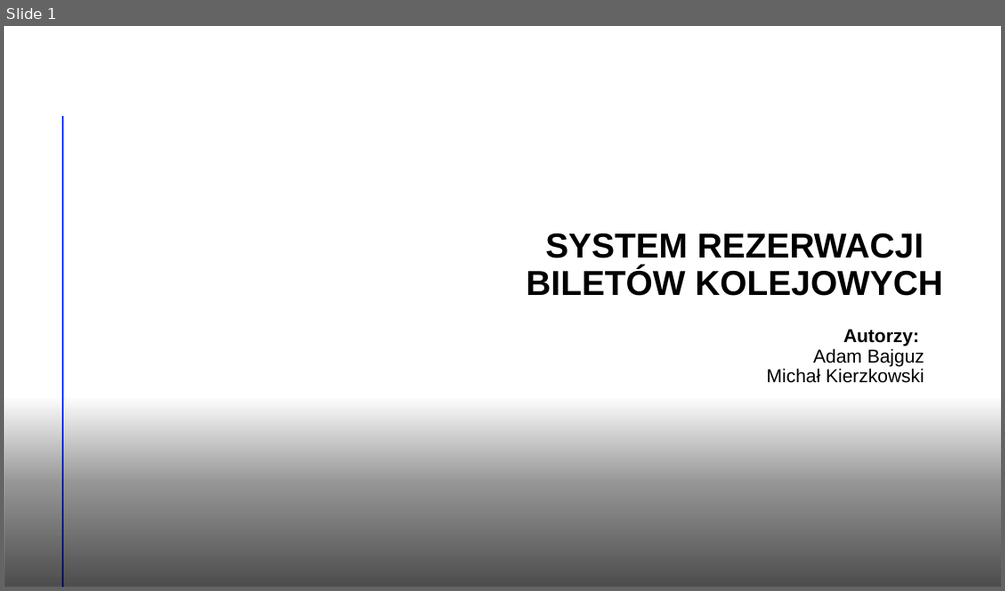
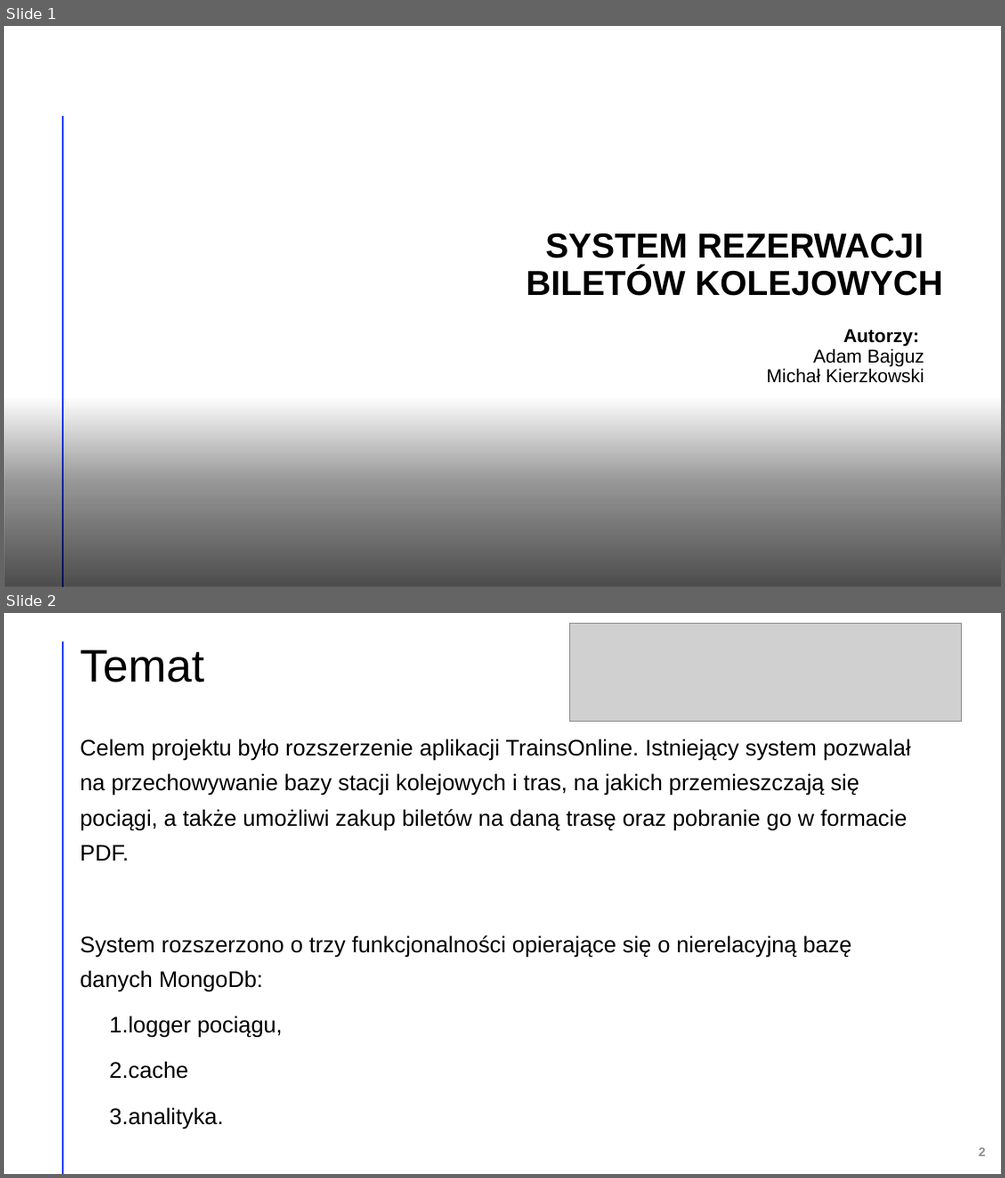
Before and after one commit to adambajguz/TrainsOnline, a slide deck: docs/Prezentacja Bajguz Kierzkowski.pptx. Shown one above the other, each under a label of ours: slide 1 before the commit, slides 1 and 2 after it. The pictures are 1005x591 and 1005x1178 pixels, drawn with LibreOffice and Linux fonts; fonts in the diff are those of the drawing; grey boxes stand for pictures; background and template pictures are left out. Boxes give left, top, right and bottom in pixels: in the first picture for what was removed or moved away, otherwise in the second. Text is boxed around its words. In the diff, an @@ line names an element or a change of style, - is before the commit and + after.

```diff
--- a/docs/Prezentacja Bajguz Kierzkowski.pptx
+++ b/docs/Prezentacja Bajguz Kierzkowski.pptx
@@ slide 2 added at [4, 613, 1001, 1174], background #FFFFFF @@
@@ picture added at [569, 623, 961, 722] @@
@@ line added from (63, 642) to (63, 1173), #FF9022 2 pt @@
@@ title added at [80, 649, 204, 682], 44 pt, text #000000 @@
+Temat
@@ text added at [80, 738, 911, 1128], 21.7 pt, text #000000 @@
+Celem projektu było rozszerzenie aplikacji TrainsOnline. Istniejący system pozwalał na przechowywanie bazy stacji kolejowych i tras, na jakich przemieszczają się pociągi, a także umożliwi zakup biletów na daną trasę oraz pobranie go w formacie PDF.
+System rozszerzono o trzy funkcjonalności opierające się o nierelacyjną bazę danych MongoDb:
+1. logger pociągu,
+2. cache
+3. analityka.
@@ page number added at [979, 1147, 986, 1156], 12 pt, text #8C8C8C, bold @@
+2
```
Also in this commit, not shown: 1 slide changed, 2 other slides added, 1 slide removed, 1 other file.
